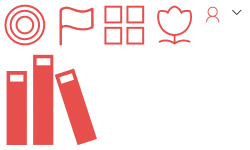
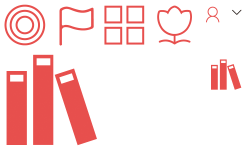
Comparing the layer stacks of the two 250 x 150 images. Changes:
added layer "<编组>" above "对勾" over <box>211,59,242,90</box>
